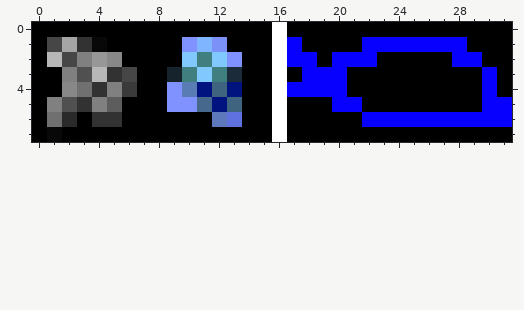
Two states of a pixel-art sprite, resource-tiles.png. Above is the file before it was changed.
The file is 128x32 pixels, drawn in blocks of 4x4; one block is one cell here. Colours within 5 levels of each other are drawn and written as one.
New version:
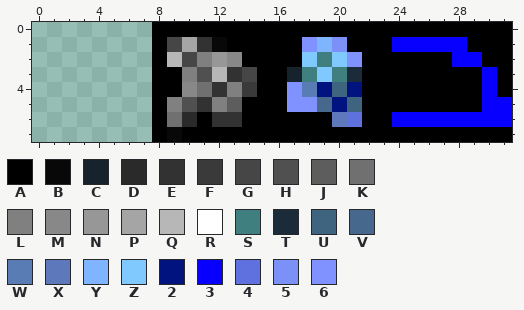
Palette (. is transparent): A #000000  B #080808  C #16232c  D #2a2a2a  E #323232  F #3a3a3a  G #464646  H #505050  J #5d5d5d  K #707070  L #808080  M #888888  N #979797  P #a5a5a5  Q #b7b7b7  R #ffffff  S #3f7f7f  T #1b2b39  U #3f647f  V #45688c  W #5a7cb4  X #5d79bb  Y #7fb5ff  Z #7fc9ff  2 #00137f  3 #0800ff  4 #5f71df  5 #7b91f7  6 #7f92ff
Edits made:
y 0: x 0..7 AAAAAAAA -> ........; x 16 R -> A
y 1: x 0..7 AGPEBAAA -> ........; x 9..12 A6Y5 -> GPEB; x 16..20 R3AAA -> AA6Y5; x 22..23 33 -> AA
y 2: x 0..7 AQGLNMAA -> ........; x 9..13 AZSZ6 -> QGLNM; x 16..22 R33A333 -> AAZSZ6A
y 3: x 0..7 AALHQEGA -> ........; x 9..14 CSZSTA -> ALHQEG; x 16..21 RA333A -> ACSZST
y 4: x 0..7 AAMKELFA -> ........; x 9..14 6W2U2A -> AMKELF; x 16..21 R3333A -> A6W2U2
y 5: x 0..7 ALHELJAA -> ........; x 9..13 66V2U -> LHELJ; x 16..21 RAAA33 -> A66V2U
y 6: x 0..7 AKDAEEAA -> ........; x 9..10 AA -> KD; x 12..13 X4 -> EE; x 16 R -> A; x 20..23 AA33 -> X4AA
y 7: x 0..7 ABAAAAAA -> ........; x 9 A -> B; x 16 R -> A
